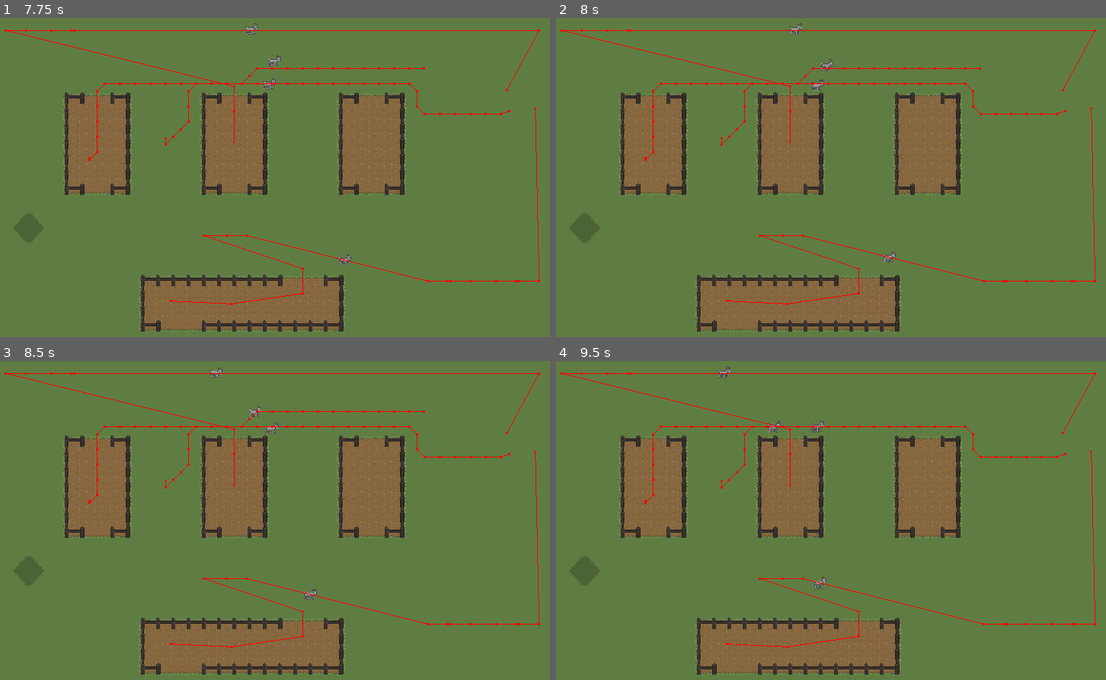
Above: before the commit, frames 1-4 (two rows, left to right).
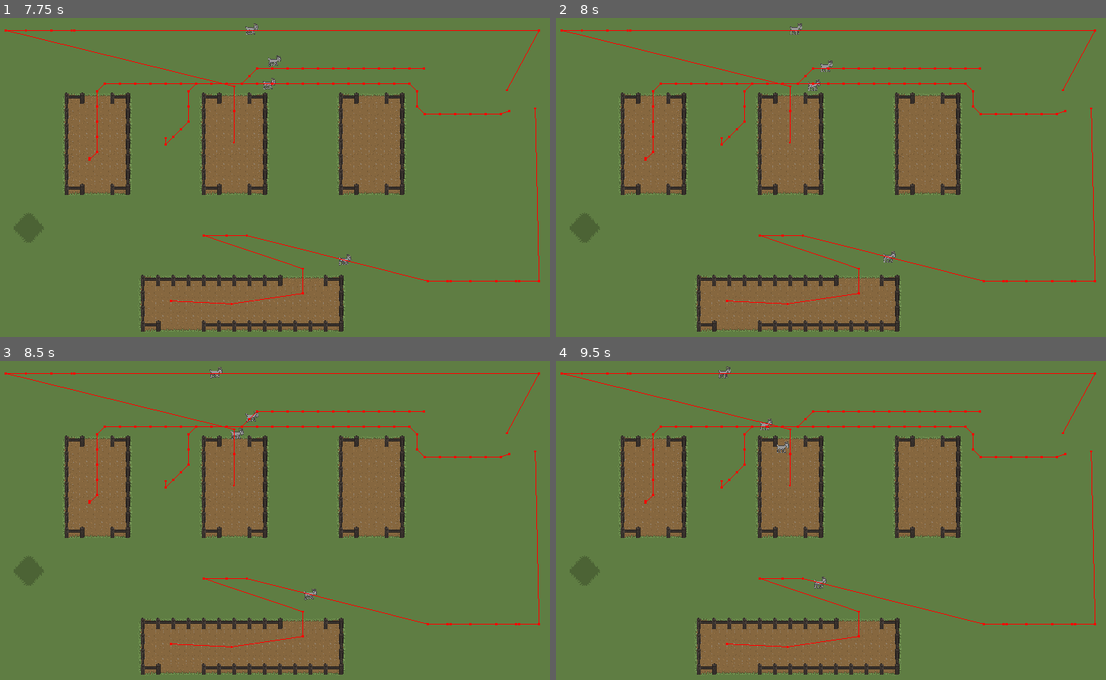
Above: after the commit, the same moments.

Repository: Random7-JF/PirateJam
Game: Godot game, scene res://scenes/world/world.tscn
The game is run twice, just before and just after one commit, with the same random seed, the same clock (stepped at 60 frames per second) and the same inputs. The engine's default icon, where the game draws it, is replaced by a stand-in: a white triangle on a blue panel in a dark square.
Inputs:
- Up to frame 1 (7.75 s): no input
- Up to frame 2 (8 s): no input
- Up to frame 3 (8.5 s): no input
- Up to frame 4 (9.5 s): no input

Frame 1 is identical in both runs. In frame 2, less than 0.1% of the frame differs, in the area x 45-51%, y 12-23%; in frame 3, 0.1%; in frame 4, 0.3%, in the area x 37-78%, y 15-29%.

Commit message:
tileset update

Diff:
--- a/harvest-havoc/resources/world/world-tileset.tres
+++ b/harvest-havoc/resources/world/world-tileset.tres
@@ -397,12 +397,6 @@
 5:6/0/physics_layer_0/angular_velocity = 0.0
 5:6/0/physics_layer_0/polygon_0/points = PackedVector2Array(-3.625, -16, 5.375, -16, 5.625, 16, -4.375, 16)
 5:6/0/navigation_layer_0/polygon = SubResource("NavigationPolygon_fhnxv")
-7:6/0 = 0
-7:6/0/physics_layer_0/linear_velocity = Vector2(0, 0)
-7:6/0/physics_layer_0/angular_velocity = 0.0
-8:6/0 = 0
-8:6/0/physics_layer_0/linear_velocity = Vector2(0, 0)
-8:6/0/physics_layer_0/angular_velocity = 0.0
 27:6/0 = 0
 27:6/0/physics_layer_0/linear_velocity = Vector2(0, 0)
 27:6/0/physics_layer_0/angular_velocity = 0.0
@@ -440,15 +434,6 @@
 5:7/0/physics_layer_0/angular_velocity = 0.0
 5:7/0/physics_layer_0/polygon_0/points = PackedVector2Array(-3.625, -16, 5.375, -16, 5.625, 16, -4.375, 16)
 5:7/0/navigation_layer_0/polygon = SubResource("NavigationPolygon_1syw6")
-6:7/0 = 0
-6:7/0/physics_layer_0/linear_velocity = Vector2(0, 0)
-6:7/0/physics_layer_0/angular_velocity = 0.0
-7:7/0 = 0
-7:7/0/physics_layer_0/linear_velocity = Vector2(0, 0)
-7:7/0/physics_layer_0/angular_velocity = 0.0
-8:7/0 = 0
-8:7/0/physics_layer_0/linear_velocity = Vector2(0, 0)
-8:7/0/physics_layer_0/angular_velocity = 0.0
 27:7/0 = 0
 27:7/0/physics_layer_0/linear_velocity = Vector2(0, 0)
 27:7/0/physics_layer_0/angular_velocity = 0.0
@@ -638,27 +623,6 @@
 16:6/0 = 0
 16:6/0/physics_layer_0/linear_velocity = Vector2(0, 0)
 16:6/0/physics_layer_0/angular_velocity = 0.0
-5:10/0 = 0
-5:10/0/physics_layer_0/linear_velocity = Vector2(0, 0)
-5:10/0/physics_layer_0/angular_velocity = 0.0
-13:10/0 = 0
-13:10/0/physics_layer_0/linear_velocity = Vector2(0, 0)
-13:10/0/physics_layer_0/angular_velocity = 0.0
-14:10/0 = 0
-14:10/0/physics_layer_0/linear_velocity = Vector2(0, 0)
-14:10/0/physics_layer_0/angular_velocity = 0.0
-15:10/0 = 0
-15:10/0/physics_layer_0/linear_velocity = Vector2(0, 0)
-15:10/0/physics_layer_0/angular_velocity = 0.0
-16:10/0 = 0
-16:10/0/physics_layer_0/linear_velocity = Vector2(0, 0)
-16:10/0/physics_layer_0/angular_velocity = 0.0
-17:10/0 = 0
-17:10/0/physics_layer_0/linear_velocity = Vector2(0, 0)
-17:10/0/physics_layer_0/angular_velocity = 0.0
-18:10/0 = 0
-18:10/0/physics_layer_0/linear_velocity = Vector2(0, 0)
-18:10/0/physics_layer_0/angular_velocity = 0.0
 17:2/0 = 0
 17:2/0/physics_layer_0/linear_velocity = Vector2(0, 0)
 17:2/0/physics_layer_0/angular_velocity = 0.0
@@ -689,10 +653,6 @@
 17:7/0 = 0
 17:7/0/physics_layer_0/linear_velocity = Vector2(0, 0)
 17:7/0/physics_layer_0/angular_velocity = 0.0
-22:6/0 = 0
-22:6/0/physics_layer_0/linear_velocity = Vector2(0, 0)
-22:6/0/physics_layer_0/angular_velocity = 0.0
-22:6/0/physics_layer_0/polygon_0/points = PackedVector2Array(-16, -16, 16, -16, 16, 16, -16, 16)
 7:4/0 = 0
 7:4/0/physics_layer_0/linear_velocity = Vector2(0, 0)
 7:4/0/physics_layer_0/angular_velocity = 0.0
@@ -711,36 +671,12 @@
 19:6/0 = 0
 19:6/0/physics_layer_0/linear_velocity = Vector2(0, 0)
 19:6/0/physics_layer_0/angular_velocity = 0.0
-20:6/0 = 0
-20:6/0/physics_layer_0/linear_velocity = Vector2(0, 0)
-20:6/0/physics_layer_0/angular_velocity = 0.0
-21:6/0 = 0
-21:6/0/physics_layer_0/linear_velocity = Vector2(0, 0)
-21:6/0/physics_layer_0/angular_velocity = 0.0
-23:6/0 = 0
-23:6/0/physics_layer_0/linear_velocity = Vector2(0, 0)
-23:6/0/physics_layer_0/angular_velocity = 0.0
 18:7/0 = 0
 18:7/0/physics_layer_0/linear_velocity = Vector2(0, 0)
 18:7/0/physics_layer_0/angular_velocity = 0.0
 19:7/0 = 0
 19:7/0/physics_layer_0/linear_velocity = Vector2(0, 0)
 19:7/0/physics_layer_0/angular_velocity = 0.0
-20:7/0 = 0
-20:7/0/physics_layer_0/linear_velocity = Vector2(0, 0)
-20:7/0/physics_layer_0/angular_velocity = 0.0
-22:7/0 = 0
-22:7/0/physics_layer_0/linear_velocity = Vector2(0, 0)
-22:7/0/physics_layer_0/angular_velocity = 0.0
-23:7/0 = 0
-23:7/0/physics_layer_0/linear_velocity = Vector2(0, 0)
-23:7/0/physics_layer_0/angular_velocity = 0.0
-7:8/0 = 0
-7:8/0/physics_layer_0/linear_velocity = Vector2(0, 0)
-7:8/0/physics_layer_0/angular_velocity = 0.0
-8:8/0 = 0
-8:8/0/physics_layer_0/linear_velocity = Vector2(0, 0)
-8:8/0/physics_layer_0/angular_velocity = 0.0
 13:8/0 = 0
 13:8/0/physics_layer_0/linear_velocity = Vector2(0, 0)
 13:8/0/physics_layer_0/angular_velocity = 0.0
@@ -753,6 +689,72 @@
 14:9/0 = 0
 14:9/0/physics_layer_0/linear_velocity = Vector2(0, 0)
 14:9/0/physics_layer_0/angular_velocity = 0.0
+15:8/0 = 0
+15:8/0/physics_layer_0/linear_velocity = Vector2(0, 0)
+15:8/0/physics_layer_0/angular_velocity = 0.0
+16:8/0 = 0
+16:8/0/physics_layer_0/linear_velocity = Vector2(0, 0)
+16:8/0/physics_layer_0/angular_velocity = 0.0
+17:8/0 = 0
+17:8/0/physics_layer_0/linear_velocity = Vector2(0, 0)
+17:8/0/physics_layer_0/angular_velocity = 0.0
+18:8/0 = 0
+18:8/0/physics_layer_0/linear_velocity = Vector2(0, 0)
+18:8/0/physics_layer_0/angular_velocity = 0.0
+6:9/0 = 0
+6:9/0/physics_layer_0/linear_velocity = Vector2(0, 0)
+6:9/0/physics_layer_0/angular_velocity = 0.0
+7:9/0 = 0
+7:9/0/physics_layer_0/linear_velocity = Vector2(0, 0)
+7:9/0/physics_layer_0/angular_velocity = 0.0
+8:9/0 = 0
+8:9/0/physics_layer_0/linear_velocity = Vector2(0, 0)
+8:9/0/physics_layer_0/angular_velocity = 0.0
+9:9/0 = 0
+9:9/0/physics_layer_0/linear_velocity = Vector2(0, 0)
+9:9/0/physics_layer_0/angular_velocity = 0.0
+10:9/0 = 0
+10:9/0/physics_layer_0/linear_velocity = Vector2(0, 0)
+10:9/0/physics_layer_0/angular_velocity = 0.0
+11:9/0 = 0
+11:9/0/physics_layer_0/linear_velocity = Vector2(0, 0)
+11:9/0/physics_layer_0/angular_velocity = 0.0
+12:9/0 = 0
+12:9/0/physics_layer_0/linear_velocity = Vector2(0, 0)
+12:9/0/physics_layer_0/angular_velocity = 0.0
+15:9/0 = 0
+15:9/0/physics_layer_0/linear_velocity = Vector2(0, 0)
+15:9/0/physics_layer_0/angular_velocity = 0.0
+17:9/0 = 0
+17:9/0/physics_layer_0/linear_velocity = Vector2(0, 0)
+17:9/0/physics_layer_0/angular_velocity = 0.0
+18:9/0 = 0
+18:9/0/physics_layer_0/linear_velocity = Vector2(0, 0)
+18:9/0/physics_layer_0/angular_velocity = 0.0
+1:10/0 = 0
+1:10/0/physics_layer_0/linear_velocity = Vector2(0, 0)
+1:10/0/physics_layer_0/angular_velocity = 0.0
+2:10/0 = 0
+2:10/0/physics_layer_0/linear_velocity = Vector2(0, 0)
+2:10/0/physics_layer_0/angular_velocity = 0.0
+3:10/0 = 0
+3:10/0/physics_layer_0/linear_velocity = Vector2(0, 0)
+3:10/0/physics_layer_0/angular_velocity = 0.0
+1:11/0 = 0
+1:11/0/physics_layer_0/linear_velocity = Vector2(0, 0)
+1:11/0/physics_layer_0/angular_velocity = 0.0
+2:11/0 = 0
+2:11/0/physics_layer_0/linear_velocity = Vector2(0, 0)
+2:11/0/physics_layer_0/angular_velocity = 0.0
+3:11/0 = 0
+3:11/0/physics_layer_0/linear_velocity = Vector2(0, 0)
+3:11/0/physics_layer_0/angular_velocity = 0.0
+2:12/0 = 0
+2:12/0/physics_layer_0/linear_velocity = Vector2(0, 0)
+2:12/0/physics_layer_0/angular_velocity = 0.0
+3:12/0 = 0
+3:12/0/physics_layer_0/linear_velocity = Vector2(0, 0)
+3:12/0/physics_layer_0/angular_velocity = 0.0
 
 [sub_resource type="TileSetAtlasSource" id="TileSetAtlasSource_tg3ff"]
 texture = ExtResource("2_14ln0")
